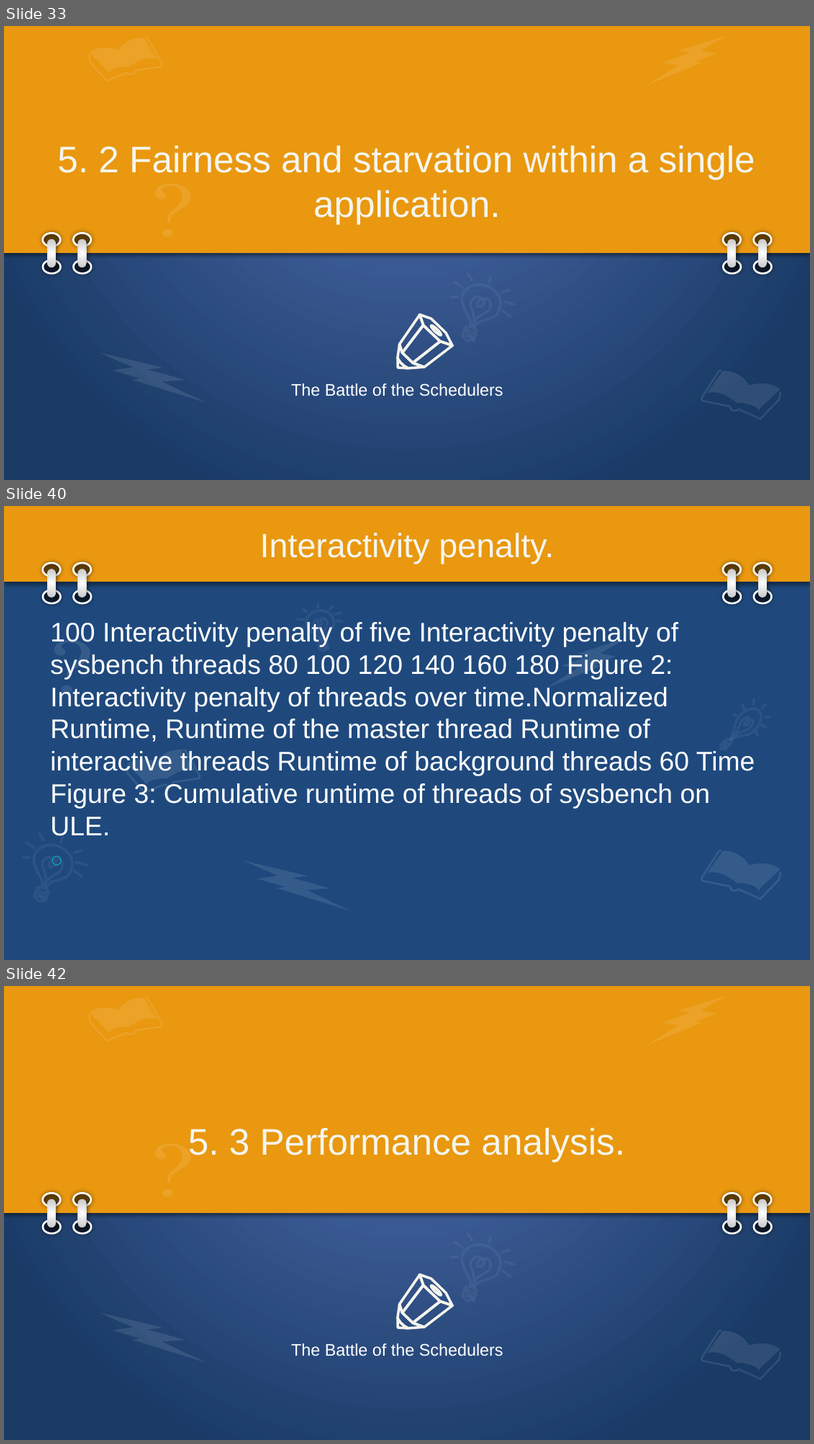
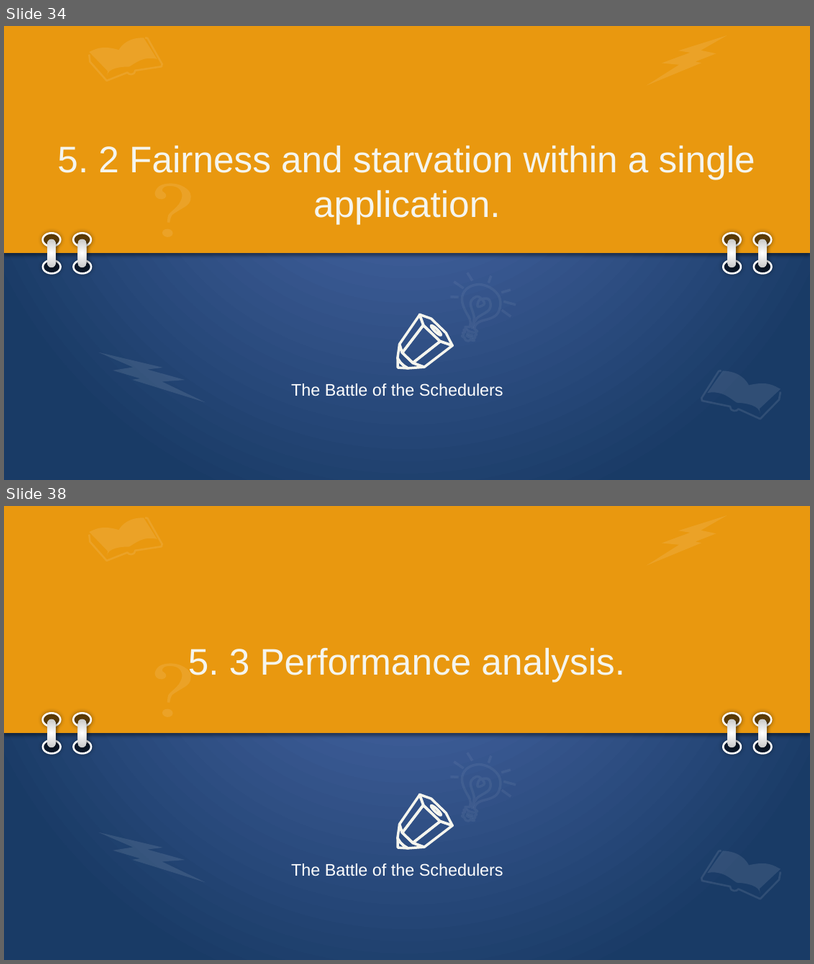
Before and after one commit to jongwonyang/paper-mate, a slide deck: The Battle of the Schedulers.pptx. Shown one above the other, each under a label of ours: slides 33, 40 and 42 before the commit, slides 34 and 38 after it; the slides between them are not shown. The pictures are 814x1444 and 814x964 pixels, drawn with LibreOffice and Linux fonts; fonts in the diff are those of the drawing. Boxes give left, top, right and bottom in pixels: in the first picture for what was removed or moved away, otherwise in the second. Text is boxed around its words. In the diff, an @@ line names an element or a change of style, - is before the commit and + after.

```diff
--- a/The Battle of the Schedulers.pptx
+++ b/The Battle of the Schedulers.pptx
@@ slide 40 removed at box(4, 506, 810, 960), background #1F497D; not listed: 2 template elements that a slide beside it also shows @@
@@ rectangle removed at box(4, 506, 810, 582) @@
@@ title removed at box(260, 533, 554, 564) @@
-Interactivity penalty.
@@ group removed at box(43, 563, 91, 603): 4 ellipses, 2 rounded rectangles @@
@@ group removed at box(723, 563, 772, 603): 4 ellipses, 2 rounded rectangles @@
@@ group removed at box(297, 602, 343, 653): 7 lines, 5 freeform shapes @@
@@ text removed at box(50, 622, 756, 836) @@
-○ 100 Interactivity penalty of five Interactivity penalty of sysbench threads 80 100 120 140 160 180 Figure 2: Interactivity penalty of threads over time.Normalized Runtime, Runtime of the master thread Runtime of interactive threads Runtime of background threads 60 Time Figure 3: Cumulative runtime of threads of sysbench on ULE.
@@ freeform shape removed at box(50, 638, 93, 681) @@
@@ freeform shape removed at box(546, 638, 627, 689) @@
@@ ellipse removed at box(61, 685, 72, 694) @@
@@ group removed at box(713, 698, 771, 757): 7 lines, 5 freeform shapes @@
@@ freeform shape removed at box(126, 747, 196, 788) @@
@@ freeform shape removed at box(126, 748, 201, 793) @@
@@ group removed at box(18, 833, 88, 908): 7 lines, 5 freeform shapes @@
@@ freeform shape removed at box(244, 860, 350, 911) @@
@@ what was slide 33 is now slide 34 @@
@@ what was slide 42 is now slide 38 @@
```
Also in this commit, not shown: 20 slides changed, 19 slides added, 8 other slides removed, 5 other files.
